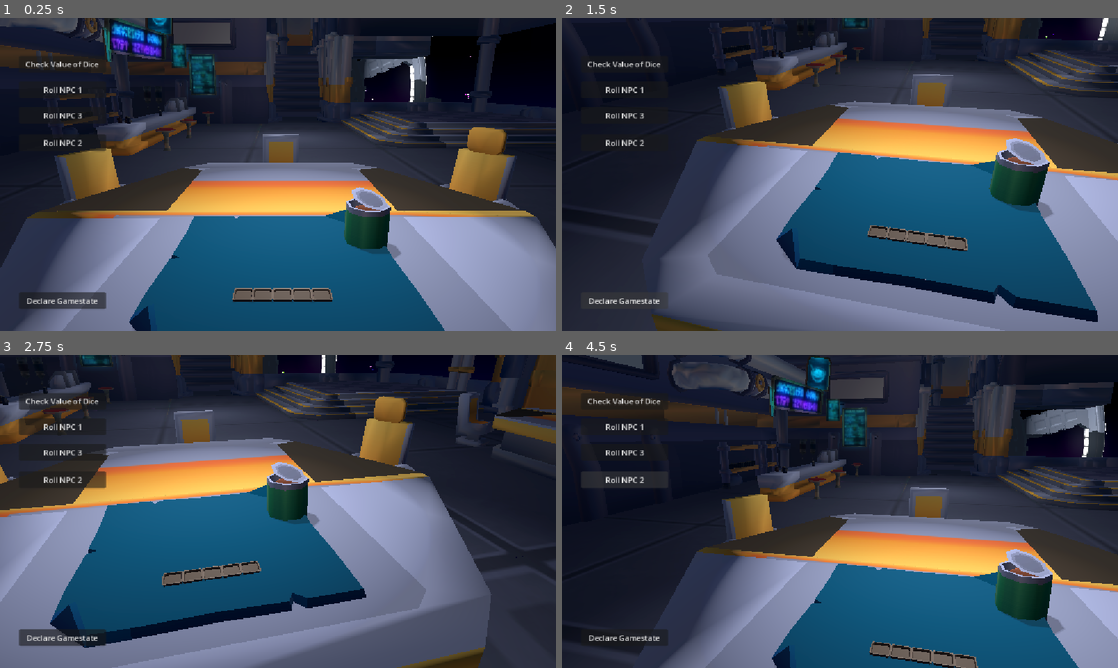
Above: before the commit, frames 1-4 (two rows, left to right).
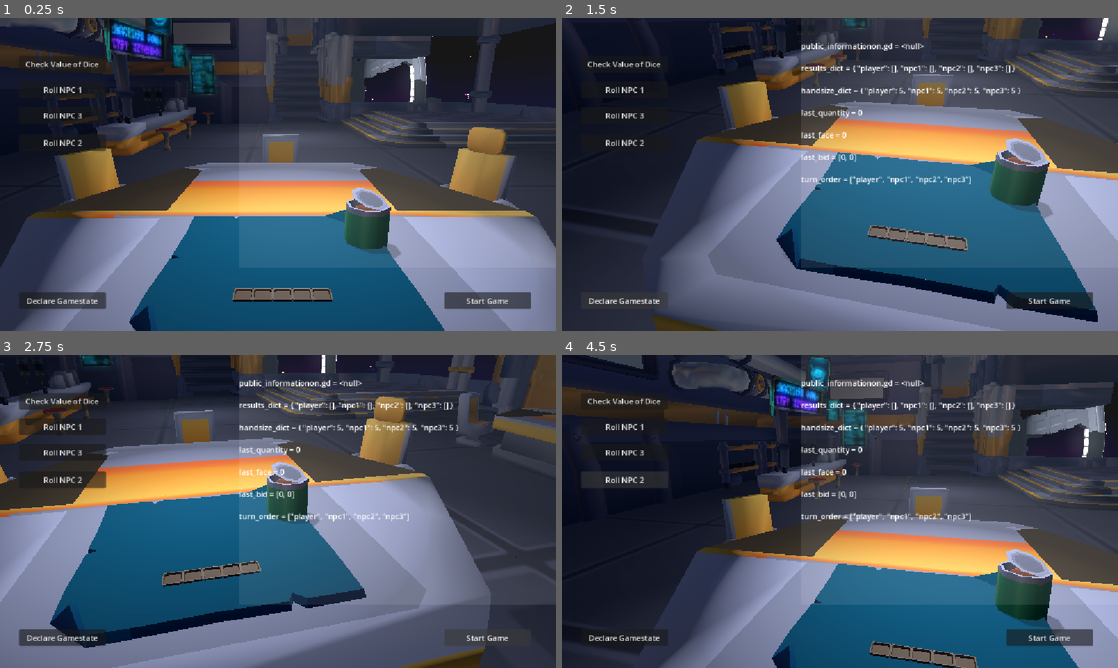
Above: after the commit, the same moments.

Repository: broskiiiadactyl/dice_game
Game: Godot game, scene res://Main.tscn
Same seed, same stepped clock (60 frames per second), same inputs: the game is played once before the commit and once after it.
Inputs (mouse positions are in pixels of both pictures, inside the frame that each line leads up to):
- Up to frame 1 (0.25 s): no input
- Up to frame 2 (1.5 s): click "Check Value of Dice" at 0.5 s; click "Declare Gamestate" at 1.25 s
- Up to frame 3 (2.75 s): click (489, 636) at 2 s, where only the run after the commit has a clickable "Start Game"
- Up to frame 4 (4.5 s): click (1051, 636) at 2.75 s, where only the run after the commit has a clickable "Start Game"; click "Roll NPC 1" at 3.5 s; click "Roll NPC 2" at 4.25 s

The runs differ from the first frame. In frame 1, 0.8% of the frame differs, in the area x 79-96%, y 87-93%; in frame 2, 2.6%; in frame 3, 2.2%; in frame 4, 2.9%, in the area x 43-96%, y 7-93%.
Error after the commit: Invalid call. Nonexistent function 'check_player_value' in base 'Node (public_informationon.gd)'. (res://Scripts/debug_control.gd:20)

Commit message:
added debuggin stuff

Diff:
--- a/Main.tscn
+++ b/Main.tscn
@@ -280,6 +280,39 @@
 grow_vertical = 2
 text = "Declare Gamestate"
 
+[node name="start_game" type="Button" parent="DebugControl" unique_id=506863642]
+layout_mode = 1
+anchors_preset = 15
+anchor_right = 1.0
+anchor_bottom = 1.0
+offset_left = 921.0
+offset_top = 568.0
+offset_right = -52.0
+offset_bottom = -45.0
+grow_horizontal = 2
+grow_vertical = 2
+text = "Start Game"
+
+[node name="gameinformation" type="RichTextLabel" parent="DebugControl" unique_id=1468729910]
+layout_mode = 1
+anchors_preset = 11
+anchor_left = 1.0
+anchor_right = 1.0
+anchor_bottom = 1.0
+offset_left = -657.0
+offset_bottom = -130.0
+grow_horizontal = 0
+grow_vertical = 2
+
+[node name="ColorRect" type="ColorRect" parent="DebugControl/gameinformation" unique_id=1093324149]
+layout_mode = 1
+anchors_preset = 15
+anchor_right = 1.0
+anchor_bottom = 1.0
+grow_horizontal = 2
+grow_vertical = 2
+color = Color(1, 1, 1, 0.08627451)
+
 [node name="PublicInformation" type="Node" parent="." unique_id=1716966828]
 unique_name_in_owner = true
 script = ExtResource("10_wkp8b")
--- a/Scripts/debug_control.gd
+++ b/Scripts/debug_control.gd
@@ -5,6 +5,7 @@
 @onready var roll_npc2 : Button = $roll_npc2
 @onready var roll_npc3 : Button = $roll_npc3
 @onready var declare_gamestate : Button = $declare_gamestate
+@onready var start_game : Button = $start_game
 
 func _ready() -> void:
 	chkval_btn.pressed.connect(_check_value)
@@ -12,6 +13,7 @@
 	roll_npc2.pressed.connect(_roll_npc2_dice)
 	roll_npc3.pressed.connect(_roll_npc3_dice)
 	declare_gamestate.pressed.connect(_declare_gamestate)
+	start_game.pressed.connect(_start_game)
 	pass
 
 func _check_value():
@@ -27,4 +29,8 @@
 	%PublicInformation.determine_npc_dice("npc3")
 
 func _declare_gamestate():
-	%PublicInformation.declare_game_state()
+	var info = %PublicInformation.declare_game_state()
+	$gameinformation.text = info
+
+func _start_game():
+	%PublicInformation.start_game()
--- a/Scripts/public_informationon.gd
+++ b/Scripts/public_informationon.gd
@@ -18,7 +18,12 @@
 var last_face := 0
 var last_bid := [0,0]
 
+var turn_order = ["player", "npc1", "npc2", "npc3"]
+
 func _ready():
+	pass
+
+func start_game():
 	pass
 
 func set_dice_value( dice_value, target: = "player"):
@@ -26,9 +31,6 @@
 		push_error("Error: set_dice was called in player_die but no value was passed through.")
 
 	results_dict[target].append(dice_value)
-	#dict[key].clear() to remove values from an array
-	#print( str(dice_value)+" adds to "+target+"'s result dictionary")
-	#print( target+"'s hand is now : "+str(results_dict[target]) )
 
 #note: potentially shift bids to a dictionary revolving around npcs
 func set_last_quantity(current):
@@ -41,10 +43,13 @@
 	last_bid = [last_quantity,last_face]
 
 func declare_game_state():
+	var game_state_string = ""
 	for property_info in self.get_script().get_script_property_list():
 		var var_name = property_info.name
 		var var_value = self.get(var_name)
-		print(var_name, " = ", var_value)
+		var curr_prop = str(var_name) + " = " + str(var_value)
+		game_state_string = game_state_string + "\n \n" + curr_prop
+	return game_state_string
 
 func determine_npc_dice(npc):
 	if !npc:
@@ -57,9 +62,3 @@
 	for dice in range(handsize_dict[npc]):
 		roll = randi_range(1,6)
 		set_dice_value(roll, npc)
-
-func check_player_value():
-	if !%d1:
-		push_error("Error: Dice don't exist yet.")
-	print
-	pass
